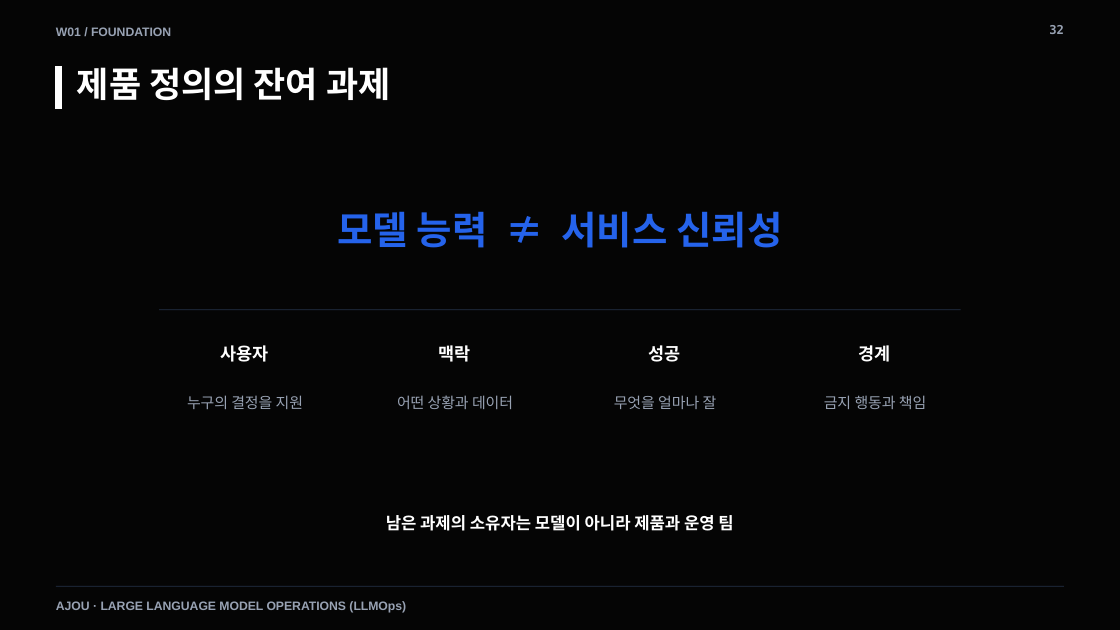
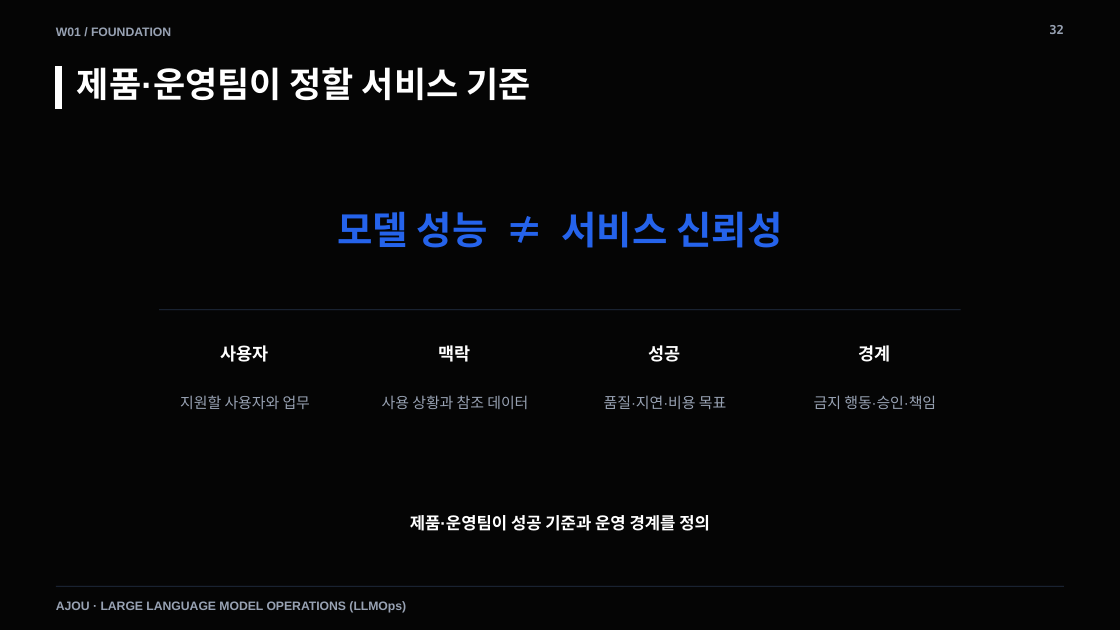
Before and after one commit to smilesjcha/llmops-16week, a slide deck: slide 32 of week01/lecture/01_week1_llmops_kickoff.pptx. Drawn at 1120x630 pixels with LibreOffice and Linux fonts; fonts in the diff are those of the drawing. Boxes give left, top, right and bottom in pixels: in the first picture for what was removed or moved away, otherwise in the second. Text is boxed around its words. In the diff, an @@ line names an element or a change of style, - is before the commit and + after.

```diff
--- a/week01/lecture/01_week1_llmops_kickoff.pptx
+++ b/week01/lecture/01_week1_llmops_kickoff.pptx
@@ text at <box>77,67,530,100</box>: text changed @@
-제품 정의의 잔여 과제
+제품·운영팀이 정할 서비스 기준
@@ text at <box>337,211,782,248</box>: text changed @@
-모델 능력 ≠ 서비스 신뢰성
+모델 성능 ≠ 서비스 신뢰성
@@ text at <box>180,395,310,409</box>: text changed @@
-누구의 결정을 지원
+지원할 사용자와 업무
@@ text at <box>382,395,528,409</box>: text changed @@
-어떤 상황과 데이터
+사용 상황과 참조 데이터
@@ text at <box>604,395,726,409</box>: text changed @@
-무엇을 얼마나 잘
+품질·지연·비용 목표
@@ text at <box>814,395,936,409</box>: text changed @@
-금지 행동과 책임
+금지 행동·승인·책임
@@ text at <box>410,515,710,531</box>: text changed @@
-남은 과제의 소유자는 모델이 아니라 제품과 운영 팀
+제품·운영팀이 성공 기준과 운영 경계를 정의
```
Also in this commit, not shown: 70 other slides changed, 13 other files.
